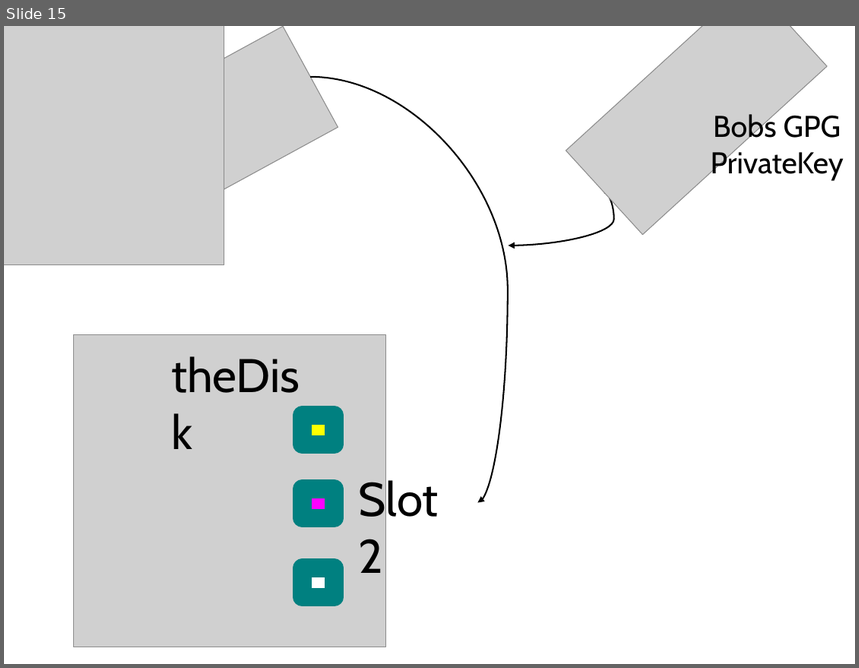
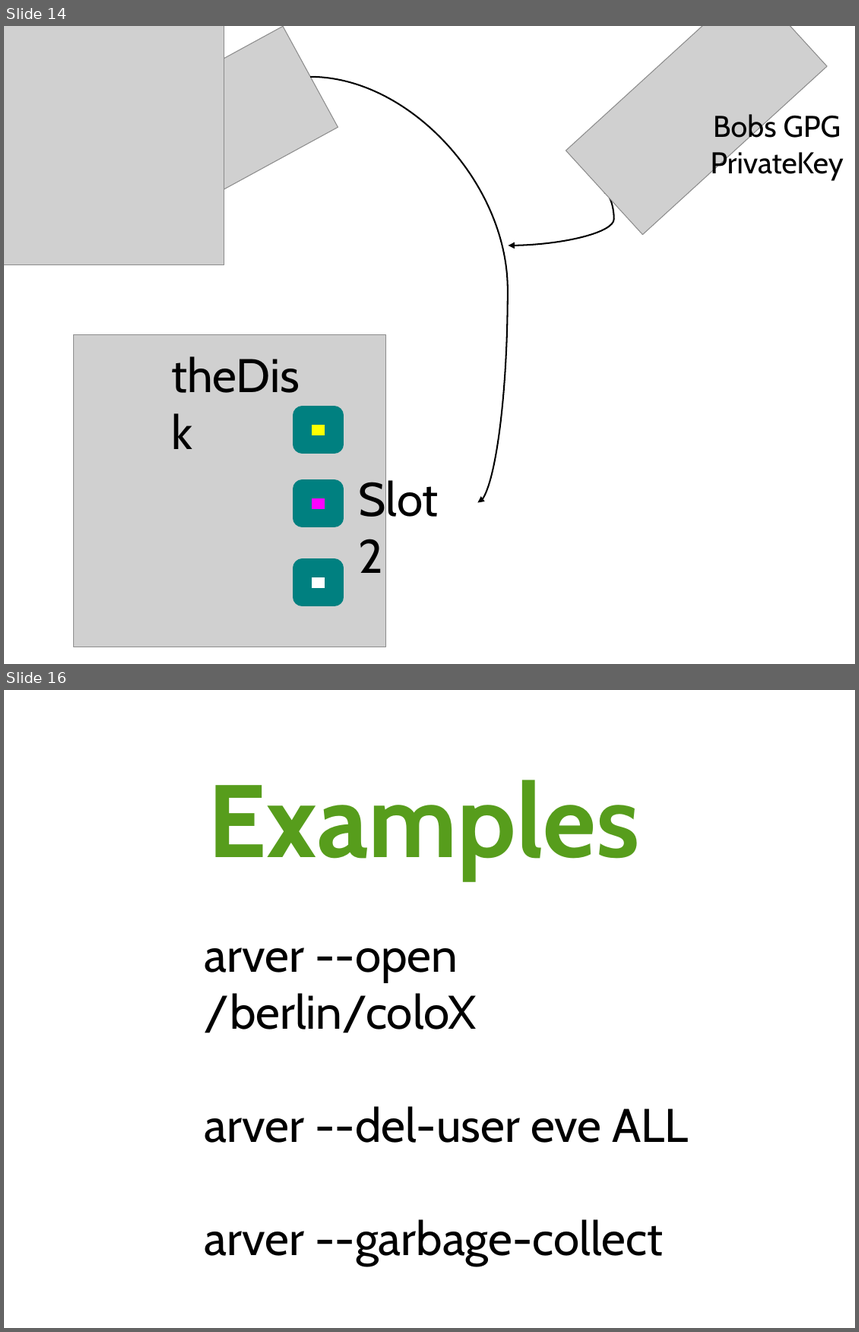
Before and after one commit to arver/arver, a slide deck: presentation/28c3.odp. Shown one above the other, each under a label of ours: slide 15 before the commit, slides 14 and 16 after it; the slides between them are not shown. The pictures are 859x668 and 859x1332 pixels, drawn with LibreOffice and Linux fonts; fonts in the diff are those of the drawing; grey boxes stand for pictures. Boxes give left, top, right and bottom in pixels: in the first picture for what was removed or moved away, otherwise in the second. Text is boxed around its words. In the diff, an @@ line names an element or a change of style, - is before the commit and + after.

```diff
--- a/presentation/28c3.odp
+++ b/presentation/28c3.odp
@@ slide 16 added at <box>4,690,855,1328</box>, background #FFFFFF @@
@@ title added at <box>208,780,640,880</box>, 96 pt, text #579D1C, bold @@
+Examples
@@ text added at <box>205,948,688,1265</box>, 44 pt, text #000000 @@
+arver --open /berlin/coloX
+arver --del-user eve ALL
+arver --garbage-collect
@@ what was slide 15 is now slide 14 @@
```
Also in this commit, not shown: 9 slides changed, 3 other slides added, 3 slides removed, 1 other file.
